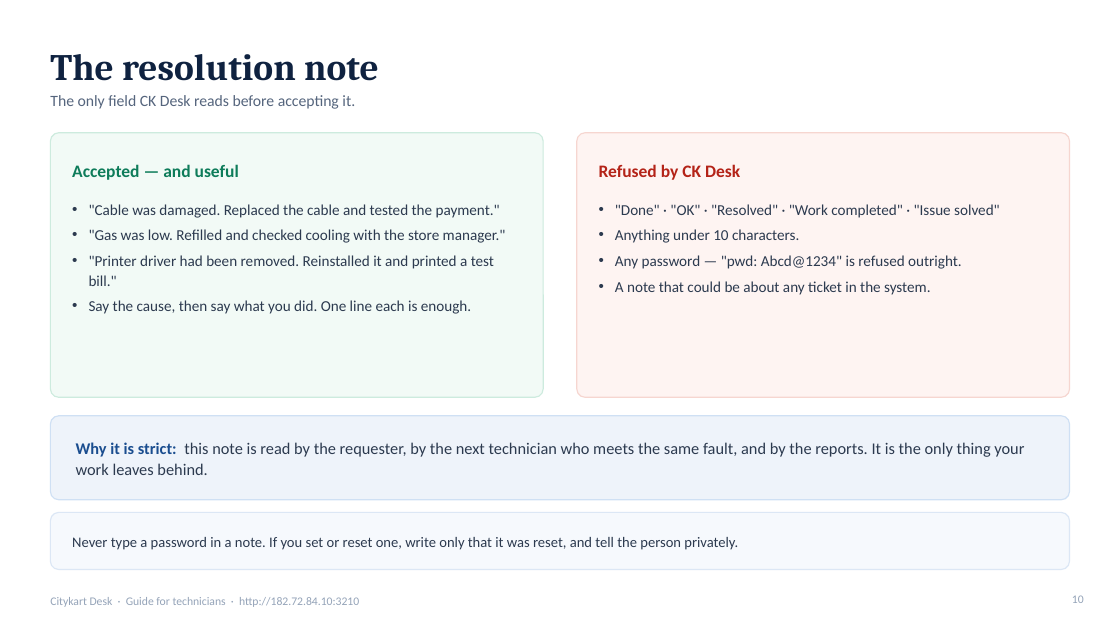
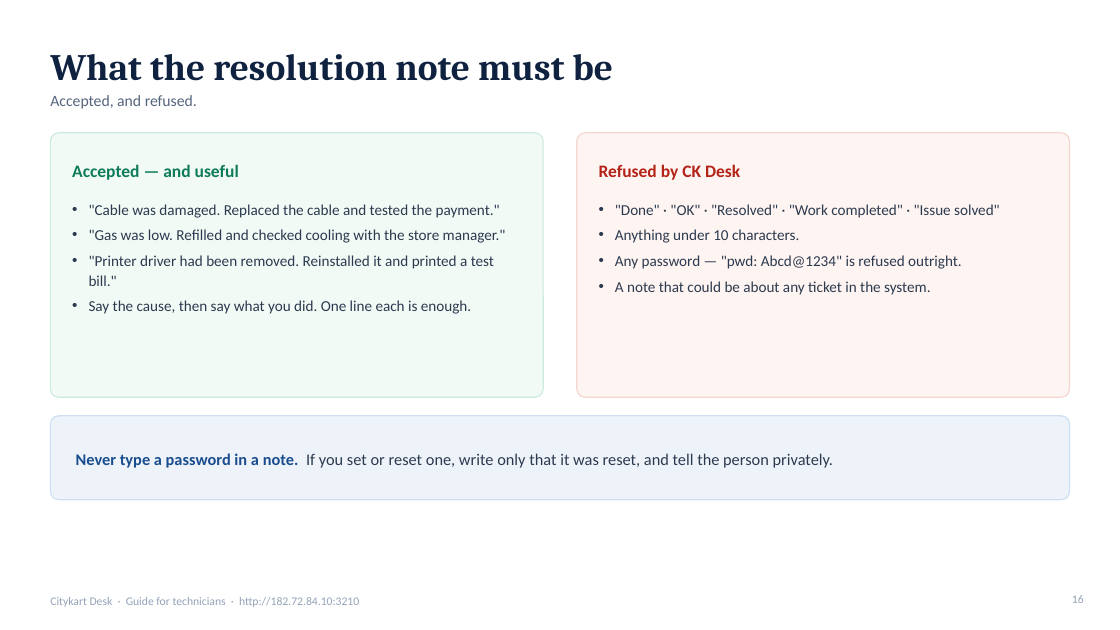
Before and after one commit to kumarsuraj84/Citykartdesk, a slide deck: slide 16 of docs/guides/CKDesk-Guide-for-Technicians.pptx (slide 10 before the commit). Drawn at 1120x630 pixels with LibreOffice and Linux fonts; fonts in the diff are those of the drawing. Boxes give left, top, right and bottom in pixels: in the first picture for what was removed or moved away, otherwise in the second. Text is boxed around its words. In the diff, an @@ line names an element or a change of style, - is before the commit and + after.

```diff
--- a/docs/guides/CKDesk-Guide-for-Technicians.pptx
+++ b/docs/guides/CKDesk-Guide-for-Technicians.pptx
@@ title at (x1=50, y1=54, x2=613, y2=81): text changed @@
-The resolution note
+What the resolution note must be
@@ text at (x1=50, y1=95, x2=197, y2=109): text changed @@
-The only field CK Desk reads before accepting it.
+Accepted, and refused.
@@ text "Never type a password in ..." moved from (x1=72, y1=537, x2=738, y2=550) to (x1=76, y1=453, x2=834, y2=468) @@
@@ text "Never type a password in ..." at (x1=76, y1=453, x2=834, y2=468): size 12.5 to 14 pt; text colour #2C3A4F to #1A4D8F, bold on in "Never type a password in a note."; line spacing 17pt to 18pt; less space between paragraphs; vertical alignment top to middle @@
@@ text removed at (x1=76, y1=442, x2=1024, y2=475) @@
-Why it is strict: this note is read by the requester, by the next technician who meets the same fault, and by the reports. It is the only thing your work leaves behind.
@@ rounded rectangle removed at (x1=50, y1=513, x2=1070, y2=570) @@
```
Also in this commit, not shown: 6 other slides changed, 8 slides added, 1 slide removed, 2 other files.
